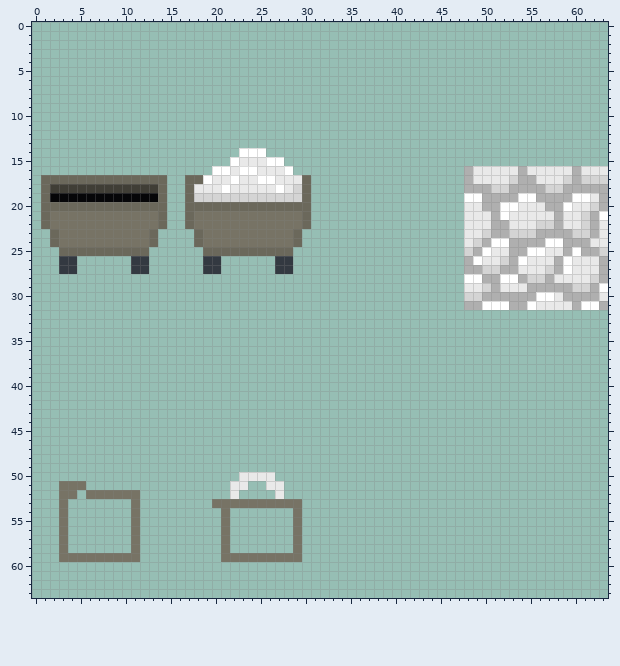
Pixel-art sprite: Assets/ms49/textures/tiles/minecart.png. That is the earlier state.
The file is 64x64 pixels.
After the commit:
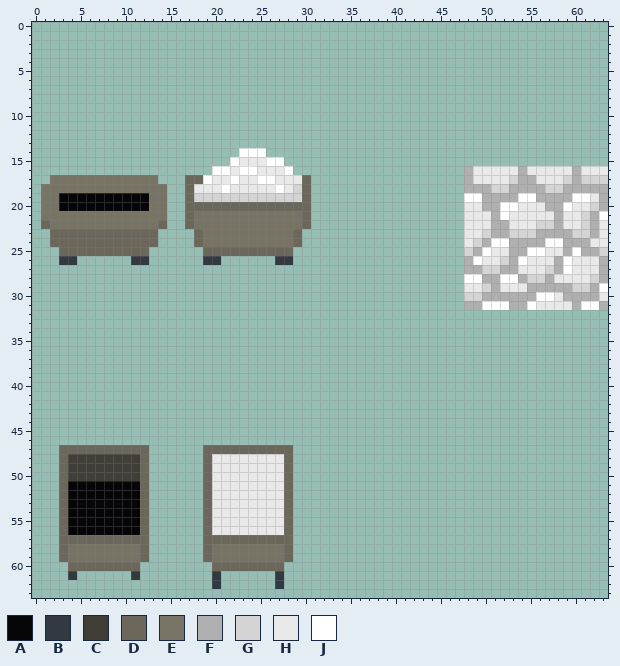
Palette (. is transparent): A #060608  B #333941  C #403e36  D #6b685b  E #777365  F #afafaf  G #d4d4d4  H #e9e9e9  J #ffffff
The edit:
@@ x 0..30 @@
 16 ....................JJHJJHHHJ..
-17 .DDDDDDDDDDDDDD..DDJHHJHHJJHHHD
-18 .DCCCCCCCCCCCCD..DHHHJHHHHHJHGD
-19 .DAAAAAAAAAAAAD..DGGGGGGGGGGGGD
-20 .DDDDDDDDDDDDDD..DDDDDDDDDDDDDD
-21 .DEEEEEEEEEEEED..DEEEEEEEEEEEED
+17 ..EEEEEEEEEEEE...DDJHHJHHJJHHHD
+18 .EEEEEEEEEEEEEE..DHHHJHHHHHJHGD
+19 .EEAAAAAAAAAAEE..DGGGGGGGGGGGGD
+20 .EEAAAAAAAAAAEE..DDDDDDDDDDDDDD
+21 .EEEEEEEEEEEEEE..DEEEEEEEEEEEED
 22 .DEEEEEEEEEEEED..DEEEEEEEEEEEED
-23 ..DEEEEEEEEEED....DEEEEEEEEEED.
-24 ..DEEEEEEEEEED....DEEEEEEEEEED.
+23 ..DDDDDDDDDDDD....DEEEEEEEEEED.
+24 ..DDDDDDDDDDDD....DEEEEEEEEEED.
 25 ...DDDDDDDDDD......DDDDDDDDDD..
 26 ...BB......BB......BB......BB..
-27 ...BB......BB......BB......BB..
+27 ...............................
 28 ...............................
@@ x 1..31 @@
 46 ...............................
-47 ...............................
-48 ...............................
-49 ...............................
-50 ......................HHHH.....
-51 ..EEE................HH..HH....
-52 ..EE.EEEEEE..........H....H....
-53 ..E.......E........EEEEEEEEEE..
-54 ..E.......E.........E.......E..
-55 ..E.......E.........E.......E..
-56 ..E.......E.........E.......E..
-57 ..E.......E.........E.......E..
-58 ..E.......E.........E.......E..
-59 ..EEEEEEEEE.........EEEEEEEEE..
-60 ...............................
-61 ...............................
-62 ...............................
+47 ..DDDDDDDDDD......DDDDDDDDDD...
+48 ..DCCCCCCCCD......DHHHHHHHHD...
+49 ..DCCCCCCCCD......DHHHHHHHHD...
+50 ..DCCCCCCCCD......DHHHHHHHHD...
+51 ..DAAAAAAAAD......DHHHHHHHHD...
+52 ..DAAAAAAAAD......DHHHHHHHHD...
+53 ..DAAAAAAAAD......DHHHHHHHHD...
+54 ..DAAAAAAAAD......DHHHHHHHHD...
+55 ..DAAAAAAAAD......DHHHHHHHHD...
+56 ..DAAAAAAAAD......DHHHHHHHHD...
+57 ..DDDDDDDDDD......DDDDDDDDDD...
+58 ..DEEEEEEEED......DEEEEEEEED...
+59 ..DEEEEEEEED......DEEEEEEEED...
+60 ...DDDDDDDD........DDDDDDDD....
+61 ...B......B........B......B....
+62 ...................B......B....
 63 ...............................
Where, in picture pixels (left, top, right, bottom), the same in both pictures:
changed: (41, 175, 167, 274)
erased: (203, 265, 221, 274)
erased: (275, 265, 293, 274)
changed: (59, 445, 149, 580)
changed: (203, 445, 302, 589)
